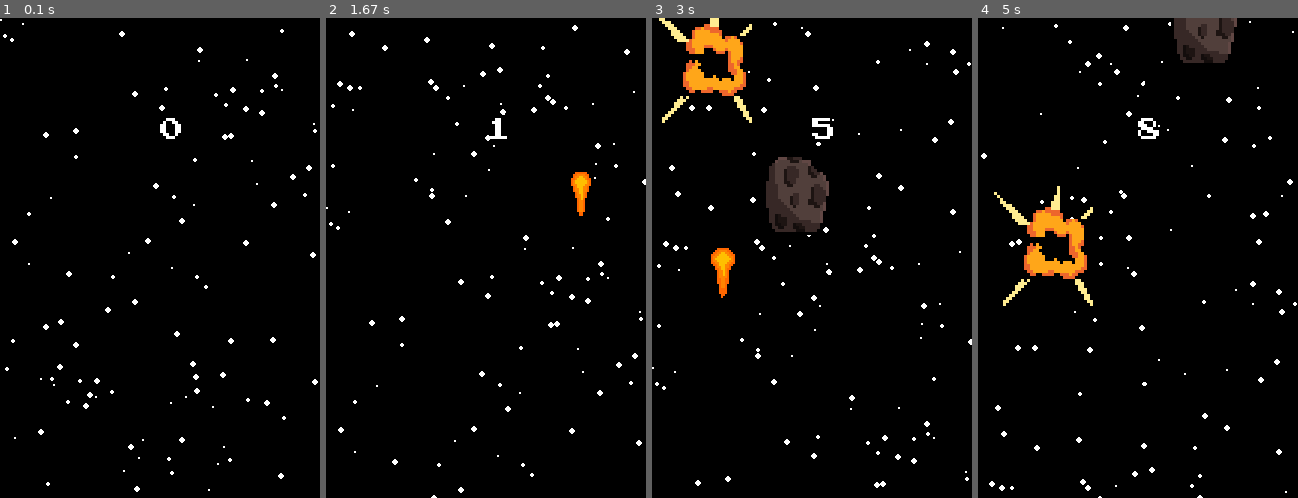
Above: before the commit, frames 1-4 (left to right).
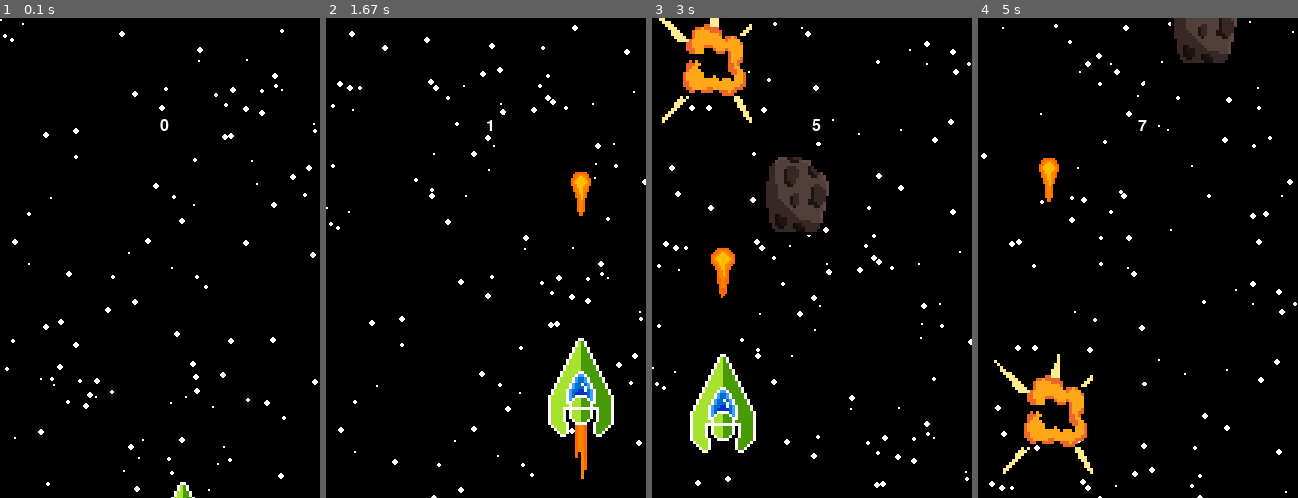
Above: after the commit, the same moments.

Repository: isGoodSoup/astros
Game: pygame game, started from main.py
The game is run twice, just before and just after one commit, with the same random seed, the same clock (stepped at 60 frames per second) and the same inputs.
Inputs:
- Up to frame 1 (0.1 s): no input
- Up to frame 2 (1.67 s): hold Right 0.33-0.8 s; hold Up 0.83-1.13 s; tap Space at 0.9, 1.23, 1.53 s; hold Right 1.17-1.63 s
- Up to frame 3 (3 s): hold Left 1.67-2.2 s; tap Space at 1.73, 2.03, 2.3, 2.63, 2.93 s; hold Down 2.23-2.53 s; hold Left 2.57-2.97 s
- Up to frame 4 (5 s): hold Up 3-3.37 s; tap Space at 3.07, 3.47, 3.77, 4.13, 4.53, 4.83 s; hold Right 3.4-4.03 s; hold Down 4.07-4.43 s; hold Left 4.47-4.93 s; hold Right from 4.97 s (still down)

The runs differ from the first frame. In frame 1, 0.3% of the frame differs, in the area x 50-61%, y 20-100%; in frame 2, 3.1%; in frame 3, 2.8%; in frame 4, 5.0%, in the area x 5-57%, y 20-95%.

Commit message:
fix: ship does not disappear on impact with a meteor

Diff:
--- a/main.py
+++ b/main.py
@@ -18,7 +18,7 @@
         self.screen_size = (int(pygame.display.Info().current_w / 4),
                             int(pygame.display.Info().current_h / 1.5))
         self.screen = pygame.display.set_mode(self.screen_size, pygame.SCALED, vsync=1)
-        self.game_font = pygame.font.Font("assets/PressStart2P.ttf", 24)
+        self.game_font = pygame.font.Font("assets/ui/PressStart2P.ttf", 24)
         pygame.display.set_caption("Astros")
         self.clock = pygame.time.Clock()
         self.running = True
@@ -34,6 +34,7 @@
         self.ship = Ship(self.sprite_sheet, 0, 0, self.frame,
                          self.sprite_sheet.sheet.get_width(),
                          self.sprite_sheet.sheet.get_height(), columns=4)
+        self.ship_alive = True
         self.ship_x = self.screen_size[0] // 2 - framew // 2 - 25
         self.ship_y = self.screen_size[1] // 2 + 200
 
@@ -105,8 +106,9 @@
             self.meteors.update()
             self.meteors.draw(self.screen)
 
-            if self.ship.alive():
-                self.screen.blit(img, [self.ship_x, self.ship_y])
+            if self.ship_alive:
+                self.ship.image = img
+                self.screen.blit(self.ship.image, [self.ship_x, self.ship_y])
 
             key_pressed = pygame.key.get_pressed()
             if key_pressed[pygame.K_LEFT] and self.ship_x > 0:
@@ -141,7 +143,8 @@
             self.projectiles.update()
             self.projectiles.draw(self.screen)
 
-            self.ship.update_position(self.ship_x, self.ship_y)
+            if self.ship_alive:
+                self.ship.update_position(self.ship_x, self.ship_y)
             meteor_hit = pygame.sprite.spritecollideany(self.ship, self.meteors)  # type: ignore
             if meteor_hit:
                 explosion = Explosion(self.ship_x + img.get_width() // 2,
@@ -150,6 +153,7 @@
                 self.explosions.add(explosion)  # type: ignore
                 meteor_hit.kill()
                 self.ship.kill()
+                self.ship_alive = False
 
             hits = pygame.sprite.groupcollide(self.projectiles, self.meteors,
                                               True, False)
